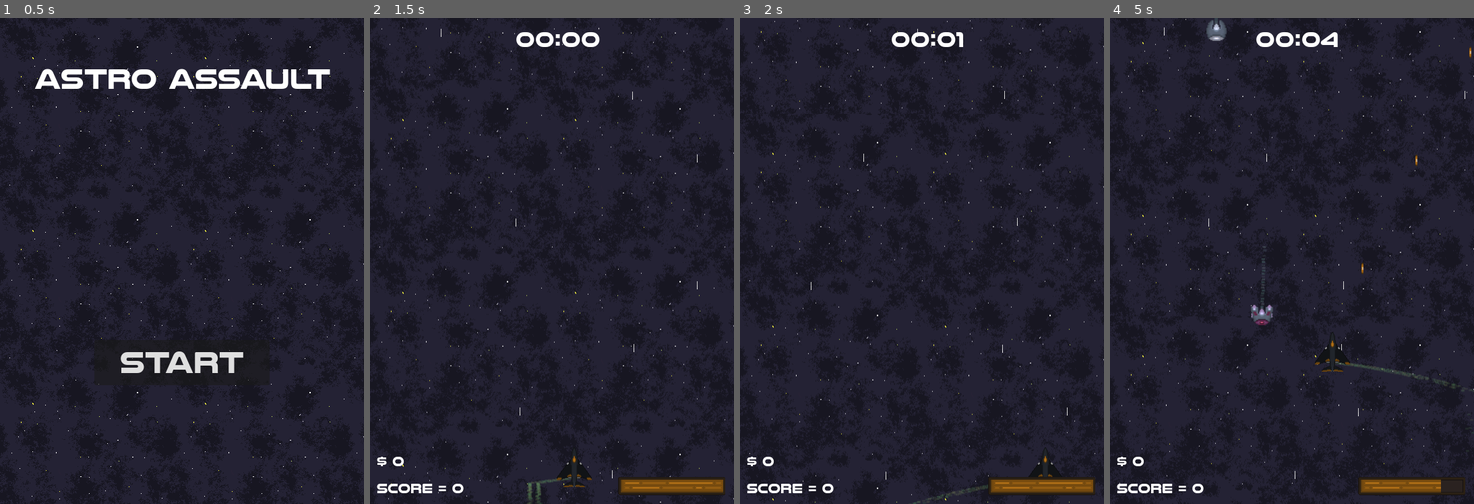
Above: before the commit, frames 1-4 (left to right).
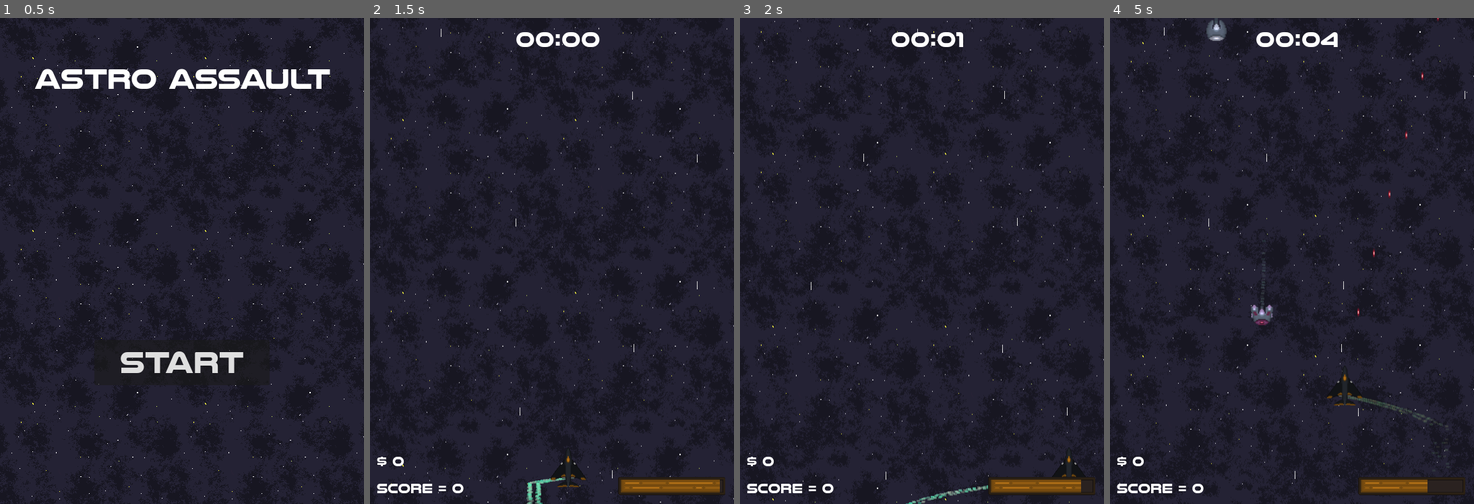
Above: after the commit, the same moments.

Repository: TarnishedAccess/Astro-Assault
Game: Godot game, scene res://Scenes/main_menu.tscn
The game is run twice, just before and just after one commit, with the same random seed, the same clock (stepped at 60 frames per second) and the same inputs. Sound files missing from this copy of the repository are replaced by a short silence.
Inputs:
- Up to frame 1 (0.5 s): no input
- Up to frame 2 (1.5 s): click "START" at 0.5 s; hold D (Move_right) from 1.28 s (still down); hold Shift (Boost, bound only after the commit) from 1.28 s (still down)
- Up to frame 3 (2 s): keep holding D (Move_right); keep holding Shift (Boost, bound only after the commit)
- Up to frame 4 (5 s): release D (Move_right) at 2.03 s; release Shift (Boost, bound only after the commit) at 2.03 s; hold S (Move_down) 2.03-2.78 s; tap Space (Shoot) at 2.1 s; tap Shift (Boost, bound only after the commit) at 2.3, 3.6, 4.55 s; hold D (Move_right) 2.78-3.53 s; hold Shift (Boost, bound only after the commit) 2.78-3.53 s; hold W (Move_up) 3.53-4.28 s; hold A (Move_left) from 4.28 s (still down); hold Space (Shoot) from 4.28 s (still down)

Frame 1 is identical in both runs. In frame 2, 0.4% of the frame differs, in the area x 42-98%, y 88-100%; in frame 3, 0.5%; in frame 4, 0.9%, in the area x 41-100%, y 0-98%.

Commit message:
QOL/Minor changes
A bunch of small changes I can't be bothered to document

Diff:
--- /dev/null
+++ b/Scenes/chaingun.gd
@@ -0,0 +1,7 @@
+extends "res://Scripts/laser.gd"
+
+func _ready():
+	super._ready()
+
+func _process(delta):
+	pass
--- /dev/null
+++ b/Scenes/chaingun.tscn
@@ -0,0 +1,15 @@
+[gd_scene load_steps=4 format=3 uid="uid://c7g7hatxexlto"]
+
+[ext_resource type="PackedScene" uid="uid://bgbk4l1xjhq0f" path="res://Scenes/laser.tscn" id="1_ir00n"]
+[ext_resource type="Texture2D" uid="uid://0khj87qx0fcs" path="res://Game Resources/Player/PlayerChaingun.png" id="2_1pi40"]
+[ext_resource type="Script" path="res://Scenes/chaingun.gd" id="2_kxksc"]
+
+[node name="Laser" instance=ExtResource("1_ir00n")]
+script = ExtResource("2_kxksc")
+damage = 0.4
+speed = 750
+ROF = 0.1
+energy_cost = 4
+
+[node name="Sprite2D" parent="." index="0"]
+texture = ExtResource("2_1pi40")
--- a/Scenes/drone.tscn
+++ b/Scenes/drone.tscn
@@ -1,9 +1,10 @@
-[gd_scene load_steps=7 format=3 uid="uid://do37nfh3e8u1t"]
+[gd_scene load_steps=8 format=3 uid="uid://do37nfh3e8u1t"]
 
 [ext_resource type="Script" path="res://Scripts/drone.gd" id="1_hgsxr"]
 [ext_resource type="Texture2D" uid="uid://bli5ply766vny" path="res://Game Resources/Player/PlayerTrail.png" id="2_qexao"]
 [ext_resource type="AudioStream" uid="uid://c3rqcydukrhf6" path="res://Game Resources/SFX/DroneHit.wav" id="2_xdsjv"]
 [ext_resource type="Texture2D" uid="uid://cs5lcq3hjq3t4" path="res://Game Resources/Drones/White/DroneW.png" id="3_c71xh"]
+[ext_resource type="Script" path="res://Scripts/AudioRandomizer.gd" id="4_2lo7n"]
 
 [sub_resource type="ParticleProcessMaterial" id="ParticleProcessMaterial_jkiq3"]
 lifetime_randomness = 0.8
@@ -43,6 +44,7 @@
 
 [node name="DroneHit" type="AudioStreamPlayer2D" parent="SFX"]
 stream = ExtResource("2_xdsjv")
+script = ExtResource("4_2lo7n")
 
 [node name="Sprite2D" type="Sprite2D" parent="."]
 scale = Vector2(1.5, 1.5)
--- a/Scenes/drone_purple.tscn
+++ b/Scenes/drone_purple.tscn
@@ -6,7 +6,6 @@
 [node name="Drone_Purple" instance=ExtResource("1_jrcue")]
 hp = 1
 speed = 200
-score_value = 15
 
 [node name="Sprite2D" parent="." index="2"]
 scale = Vector2(1.4, 1.4)
--- a/Scenes/game.tscn
+++ b/Scenes/game.tscn
@@ -9,6 +9,7 @@
 [ext_resource type="PackedScene" uid="uid://bddnh2qx4snh5" path="res://Scenes/game_over.tscn" id="5_ygxs5"]
 [ext_resource type="AudioStream" uid="uid://b03c2ics56ifa" path="res://Game Resources/SFX/DroneDie.wav" id="6_a5d4u"]
 [ext_resource type="AudioStream" uid="uid://bpgvnyiecurok" path="res://Game Resources/SFX/gem_pickup.wav" id="8_5nfkk"]
+[ext_resource type="AudioStream" uid="uid://cg8k80damblue" path="res://Game Resources/SFX/DroneLeft.wav" id="8_jip5c"]
 [ext_resource type="PackedScene" uid="uid://dci1nsucmgj33" path="res://Scenes/pause.tscn" id="9_1vt6l"]
 [ext_resource type="Texture2D" uid="uid://djvm31rx3wjli" path="res://Game Resources/Enviroment/Space, I guess.png" id="9_sev0h"]
 [ext_resource type="Texture2D" uid="uid://63poegdfjrr8" path="res://Game Resources/Enviroment/StarMoving.png" id="10_ladsx"]
@@ -44,6 +45,10 @@
 [node name="Pickup_Sound" type="AudioStreamPlayer2D" parent="SFX"]
 stream = ExtResource("8_5nfkk")
 
+[node name="DroneLeft" type="AudioStreamPlayer2D" parent="SFX"]
+stream = ExtResource("8_jip5c")
+pitch_scale = 1.87
+
 [node name="UI" type="CanvasLayer" parent="."]
 
 [node name="HUD" parent="UI" instance=ExtResource("4_oq2sk")]
@@ -58,7 +63,7 @@
 [node name="ParallaxBackground" type="ParallaxBackground" parent="."]
 
 [node name="ParallaxLayer" type="ParallaxLayer" parent="ParallaxBackground"]
-motion_mirroring = Vector2(0, 720)
+motion_mirroring = Vector2(540, 720)
 
 [node name="Background_Space" type="Sprite2D" parent="ParallaxBackground/ParallaxLayer"]
 texture_repeat = 2
@@ -94,6 +99,8 @@
 [node name="Game_music" type="AudioStreamPlayer2D" parent="."]
 stream = ExtResource("12_kuyu4")
 
+[connection signal="quit" from="UI/GameOver" to="." method="_on_game_over_quit"]
 [connection signal="restart" from="UI/GameOver" to="." method="_on_game_over_restart"]
+[connection signal="boost_attempt" from="Player" to="." method="_on_player_boost_attempt"]
 [connection signal="fire_attempt" from="Player" to="." method="_on_player_fire_attempt"]
 [connection signal="timeout" from="EnemySpawnTimer" to="." method="_on_enemy_spawn_timer_timeout"]
--- a/Scenes/game_over.tscn
+++ b/Scenes/game_over.tscn
@@ -59,9 +59,9 @@
 anchor_right = 0.5
 anchor_bottom = 0.5
 offset_left = -200.0
-offset_top = -168.0
+offset_top = -196.0
 offset_right = 200.0
-offset_bottom = 168.0
+offset_bottom = 196.0
 grow_horizontal = 2
 grow_vertical = 2
 theme_override_styles/panel = SubResource("StyleBoxFlat_5ljbb")
@@ -86,10 +86,10 @@
 anchors_preset = 5
 anchor_left = 0.5
 anchor_right = 0.5
-offset_left = -175.5
-offset_top = 107.0
-offset_right = 175.5
-offset_bottom = 153.0
+offset_left = -180.5
+offset_top = 99.0
+offset_right = 180.5
+offset_bottom = 145.0
 grow_horizontal = 2
 text = "HIGH-SCORE: 9999
 "
@@ -103,9 +103,9 @@
 anchor_left = 0.5
 anchor_right = 0.5
 offset_left = -175.5
-offset_top = 157.0
+offset_top = 149.0
 offset_right = 175.5
-offset_bottom = 203.0
+offset_bottom = 195.0
 grow_horizontal = 2
 text = "SCORE: 9999
 "
@@ -121,13 +121,32 @@
 anchor_right = 0.5
 anchor_bottom = 0.5
 offset_left = -143.0
-offset_top = 57.0
+offset_top = 25.0
 offset_right = 143.0
-offset_bottom = 119.0
+offset_bottom = 87.0
 grow_horizontal = 2
 grow_vertical = 2
 theme_override_fonts/font = ExtResource("2_j53x2")
 theme_override_font_sizes/font_size = 30
 text = "PLAY AGAIN"
 
+[node name="QuitButton" type="Button" parent="Panel"]
+layout_mode = 1
+anchors_preset = 8
+anchor_left = 0.5
+anchor_top = 0.5
+anchor_right = 0.5
+anchor_bottom = 0.5
+offset_left = -143.0
+offset_top = 97.0
+offset_right = 143.0
+offset_bottom = 159.0
+grow_horizontal = 2
+grow_vertical = 2
+theme_override_fonts/font = ExtResource("2_j53x2")
+theme_override_font_sizes/font_size = 30
+text = "Quit"
+
 [connection signal="pressed" from="Panel/RestartButton" to="." method="_on_restart_button_pressed"]
+[connection signal="pressed" from="Panel/QuitButton" to="." method="_on_quit_button_pressed"]
+[connection signal="pressed" from="Panel/QuitButton" to="." method="_on_restart_button_pressed"]
--- a/Scenes/laser.tscn
+++ b/Scenes/laser.tscn
@@ -1,8 +1,9 @@
-[gd_scene load_steps=5 format=3 uid="uid://bgbk4l1xjhq0f"]
+[gd_scene load_steps=6 format=3 uid="uid://bgbk4l1xjhq0f"]
 
 [ext_resource type="Script" path="res://Scripts/laser.gd" id="1_uf7er"]
 [ext_resource type="Texture2D" uid="uid://6s7wn3kpd24f" path="res://Game Resources/Player/PlayerLaser.png" id="2_x0r5l"]
 [ext_resource type="AudioStream" uid="uid://bfsy6525rnk5m" path="res://Game Resources/SFX/PlayerLaser.wav" id="3_kf81b"]
+[ext_resource type="Script" path="res://Scripts/AudioRandomizer.gd" id="4_4uh7f"]
 
 [sub_resource type="CapsuleShape2D" id="CapsuleShape2D_x1l2x"]
 radius = 2.0
@@ -25,6 +26,7 @@
 
 [node name="LaserSFX" type="AudioStreamPlayer2D" parent="."]
 stream = ExtResource("3_kf81b")
+script = ExtResource("4_4uh7f")
 
 [connection signal="area_entered" from="." to="." method="_on_area_entered"]
 [connection signal="screen_exited" from="VisibleOnScreenNotifier2D" to="." method="_on_visible_on_screen_notifier_2d_screen_exited"]
--- /dev/null
+++ b/Scenes/player.tres
@@ -0,0 +1,15 @@
+[gd_resource type="ParticleProcessMaterial" format=3 uid="uid://c8uu7tw4m0cpr"]
+
+[resource]
+lifetime_randomness = 0.6
+particle_flag_disable_z = true
+direction = Vector3(0, 1, 0)
+spread = 10.0
+gravity = Vector3(0, 90, 0)
+initial_velocity_min = 30.0
+initial_velocity_max = 30.0
+orbit_velocity_min = 0.0
+orbit_velocity_max = 0.0
+color = Color(1, 1, 0.631373, 0.0862745)
+hue_variation_min = -0.1
+turbulence_noise_strength = 0.01
--- a/Scenes/player.tscn
+++ b/Scenes/player.tscn
@@ -1,22 +1,9 @@
 [gd_scene load_steps=5 format=3 uid="uid://b0ed3eog3yewq"]
 
 [ext_resource type="Script" path="res://Scripts/player.gd" id="1_lwvpv"]
+[ext_resource type="Material" uid="uid://c8uu7tw4m0cpr" path="res://Scenes/player.tres" id="2_2urjw"]
 [ext_resource type="Texture2D" uid="uid://002w673cqo7k" path="res://Game Resources/Player/PlayerIdle.png" id="2_gp15h"]
 [ext_resource type="Texture2D" uid="uid://bli5ply766vny" path="res://Game Resources/Player/PlayerTrail.png" id="3_tecti"]
-
-[sub_resource type="ParticleProcessMaterial" id="ParticleProcessMaterial_3suyu"]
-lifetime_randomness = 0.6
-particle_flag_disable_z = true
-direction = Vector3(0, 1, 0)
-spread = 10.0
-gravity = Vector3(0, 90, 0)
-initial_velocity_min = 30.0
-initial_velocity_max = 30.0
-orbit_velocity_min = 0.0
-orbit_velocity_max = 0.0
-color = Color(0.815686, 0.85098, 0.498039, 0.101961)
-hue_variation_min = -0.1
-turbulence_noise_strength = 0.01
 
 [node name="Player" type="CharacterBody2D" groups=["Player"]]
 collision_mask = 26
@@ -26,7 +13,7 @@
 [node name="GPUParticles2D" type="GPUParticles2D" parent="."]
 position = Vector2(-6, 15)
 amount = 120
-process_material = SubResource("ParticleProcessMaterial_3suyu")
+process_material = ExtResource("2_2urjw")
 texture = ExtResource("3_tecti")
 preprocess = 1.0
 fixed_fps = 60
@@ -37,7 +24,7 @@
 [node name="GPUParticles2D2" type="GPUParticles2D" parent="."]
 position = Vector2(7, 15)
 amount = 120
-process_material = SubResource("ParticleProcessMaterial_3suyu")
+process_material = ExtResource("2_2urjw")
 texture = ExtResource("3_tecti")
 preprocess = 1.0
 fixed_fps = 60
--- /dev/null
+++ b/Scripts/AudioRandomizer.gd
@@ -0,0 +1,5 @@
+extends AudioStreamPlayer2D
+
+func _ready():
+	randomize()
+	pitch_scale = randf_range(0.7, 1.3)
--- /dev/null
+++ b/Scripts/chaingun.gd
@@ -0,0 +1,10 @@
+extends "res://Scripts/laser.gd"
+
+# Called when the node enters the scene tree for the first time.
+func _ready():
+	pass # Replace with function body.
+
+
+# Called every frame. 'delta' is the elapsed time since the previous frame.
+func _process(delta):
+	pass
--- a/Scripts/drone.gd
+++ b/Scripts/drone.gd
@@ -10,6 +10,7 @@
 
 signal killed
 signal gem_spawn
+signal left_screen
 
 # Called when the node enters the scene tree for the first time.
 func _ready():
@@ -39,4 +40,5 @@
 		die()
 
 func _on_visible_on_screen_notifier_2d_screen_exited():
+	left_screen.emit(score_value)
 	queue_free()
--- a/Scripts/game.gd
+++ b/Scripts/game.gd
@@ -9,6 +9,8 @@
 
 @export var max_energy = 100
 @export var energy_regen = 0.15
+
+@export var win_timer = 10 * 60
 
 @onready var player_spawn = $Spawn
 @onready var bullet_container = $BulletContainer
@@ -24,6 +26,7 @@
 @onready var pickup_sound = $SFX/Pickup_Sound
 @onready var playerdie_sound = $SFX/PlayerDie
 @onready var dronedie_sound = $SFX/DroneDie
+@onready var droneleft_sound = $SFX/DroneLeft
 
 var player = null
 
@@ -74,6 +77,8 @@
 	hud.timer = "%02d:%02d" % [minutes, seconds]
 # Called every frame. 'delta' is the elapsed time since the previous frame.
 func _process(delta):
+	if Input.is_action_just_pressed("Test_Increase_Speed"):
+		player.speed += 25
 
 	if Input.is_action_just_pressed("Pause"):
 		get_tree().paused = true
@@ -82,10 +87,15 @@
 	paraback.scroll_offset.y += delta * scroll_speed
 	if paraback.scroll_offset.y >= 720:
 		paraback.scroll_offset.y = 0
+	#TODO: Fix & Implement
+	#paraback.scroll_offset.x -= player.velocity.x/(player.speed*4)
 
 	energy += energy_regen
 	energy = clamp(energy, 0, max_energy)
 	hud.energy = energy
+
+	if timer >= win_timer:
+		win()
 
 	timer += delta
 	timer_function(timer)
@@ -94,6 +104,11 @@
 
 	spawn_timer.wait_time  = initial_spawn_time - (difficulty * 0.01)
 	spawn_timer.wait_time = clamp(spawn_timer.wait_time, minimum_spawn_time, initial_spawn_time)
+
+
+func win():
+	print("yessir")
+	get_tree().quit()
 
 func _on_player_weapon_shot(weapon_scene, location):
 	var bullet = weapon_scene.instantiate()
@@ -106,11 +121,16 @@
 	new_enemy.global_position = Vector2(randf_range(50, 490), -40)
 	new_enemy.killed.connect(_on_enemy_killed)
 	new_enemy.gem_spawn.connect(_on_enemy_gem_spawn)
+	new_enemy.left_screen.connect(_on_enemy_left_screen)
 	enemy_container.add_child(new_enemy)
 
 func _on_enemy_killed(score_value):
 	dronedie_sound.play()
 	score += score_value
+
+func _on_enemy_left_screen(score_value):
+	score -= score_value/2
+	droneleft_sound.play()
 
 func _on_enemy_gem_spawn(Y, X, credit_value):
 	var new_gem = gem_scenes[0].instantiate()
@@ -141,3 +161,13 @@
 func _on_player_fire_attempt(energy_cost):
 	if energy_cost <= energy:
 		player.shoot()
+
+func _on_player_boost_attempt(boost_cost):
+	if energy >= max_energy/5:
+		energy -= (boost_cost)
+		player.boost()
+	else:
+		player.release_boost()
+
+func _on_game_over_quit():
+	pass # Replace with function body.
--- a/Scripts/game_over.gd
+++ b/Scripts/game_over.gd
@@ -1,5 +1,6 @@
 extends Control
 signal restart
+signal quit
 
 func _on_restart_button_pressed():
 	restart.emit()
@@ -9,3 +10,7 @@
 
 func set_highscore(value):
 	$Panel/HighScoreText.text = "High-Score: " + str(value)
+
+func _on_quit_button_pressed():
+	#quit.emit()
+	get_tree().quit()
--- a/Scripts/laser.gd
+++ b/Scripts/laser.gd
@@ -22,7 +22,7 @@
 #MY LITTLE DARK AGE
 
 
-@export var damage = 1
+@export var damage = 1.0
 @export var speed = 600
 @export var ROF = 0.25
 @export var energy_cost = 10
--- a/Scripts/player.gd
+++ b/Scripts/player.gd
@@ -3,28 +3,61 @@
 signal weapon_shot(weapon_scene, location)
 signal died
 signal fire_attempt
+signal boost_attempt
 
-@export var speed = 300
+@export var max_speed = 600
+@export var min_speed = 100
+@export var base_speed = 200
+@export var boost_cost = 0.5
+
+var speed = base_speed:
+	set(value):
+		speed = value
+		if speed > max_speed:
+			speed = max_speed
+		elif speed < min_speed:
+			speed = min_speed
+
 @onready var gunmuzzle = $GunMuzzle
+@onready var particle_1 = $GPUParticles2D
+@onready var particle_2 = $GPUParticles2D2
 
 @export var weapon_ROF : float
 @export var weapon_energy_cost : float
-@export var weapon_scene = load("res://Scenes/laser.tscn")
+@export var weapon_scene = load("res://Scenes/chaingun.tscn")
 var shoot_CD = false
 
 func _ready():
 	GlobalVars.player = self
 
 func _process(delta):
+	print(speed)
 	if Input.is_action_pressed("Shoot"):
 		if !shoot_CD:
 			fire_attempt.emit(weapon_energy_cost)
+	if Input.is_action_pressed("Boost"):
+		boost_attempt.emit(boost_cost)
+		boost()
+	if Input.is_action_just_released("Boost"):
+		release_boost()
+
 
 func _physics_process(delta):
 	var direction = Vector2(Input.get_axis("Move_left", "Move_right"), Input.get_axis("Move_up", "Move_down"))
 	velocity = direction * speed
 	move_and_slide()
-	global_position = global_position.clamp(Vector2.ZERO, get_viewport_rect().size)
+	#global_position = global_position.clamp(Vector2.ZERO, get_viewport_rect().size + Vector2(50, -50))
+	global_position.x = clamp(global_position.x, 50, 490)
+	global_position.y = clamp(global_position.y, 20, 700)
+
+func boost():
+	speed += 5
+	speed = clamp(speed, base_speed, base_speed*2)
+	particle_1.process_material.color = "eeffe260"
+
+func release_boost():
+	speed = base_speed
+	particle_1.process_material.color = "ffffa116"
 
 func shoot():
 	shoot_CD = true
--- a/project.godot
+++ b/project.godot
@@ -58,6 +58,16 @@
 , Object(InputEventMouseButton,"resource_local_to_scene":false,"resource_name":"","device":-1,"window_id":0,"alt_presse …(244 unchanged characters)…
 ]
 }
+Test_Increase_Speed={
+"deadzone": 0.5,
+"events": [Object(InputEventKey,"resource_local_to_scene":false,"resource_name":"","device":-1,"window_id":0,"alt_pressed":false,"shift_pressed":false,"ctrl_pressed":false,"meta_pressed":false,"pressed":false,"keycode":0,"physical_keycode":4194437,"key_label":0,"unicode":43,"echo":false,"script":null)
+]
+}
+Boost={
+"deadzone": 0.5,
+"events": [Object(InputEventKey,"resource_local_to_scene":false,"resource_name":"","device":-1,"window_id":0,"alt_pressed":false,"shift_pressed":false,"ctrl_pressed":false,"meta_pressed":false,"pressed":false,"keycode":0,"physical_keycode":4194325,"key_label":0,"unicode":0,"echo":false,"script":null)
+]
+}
 
 [layer_names]
 
Binary file added: Game Resources/Player/PlayerChaingun.png
Not shown, added: Game Resources/Player/PlayerChaingun.png.import
Not shown, added: Game Resources/SFX/DroneLeft.wav.import
Not shown: 1 places in Scenes/game.tscn that only renumber resources
Not shown, added: Game Resources/SFX/DroneLeft.wav
